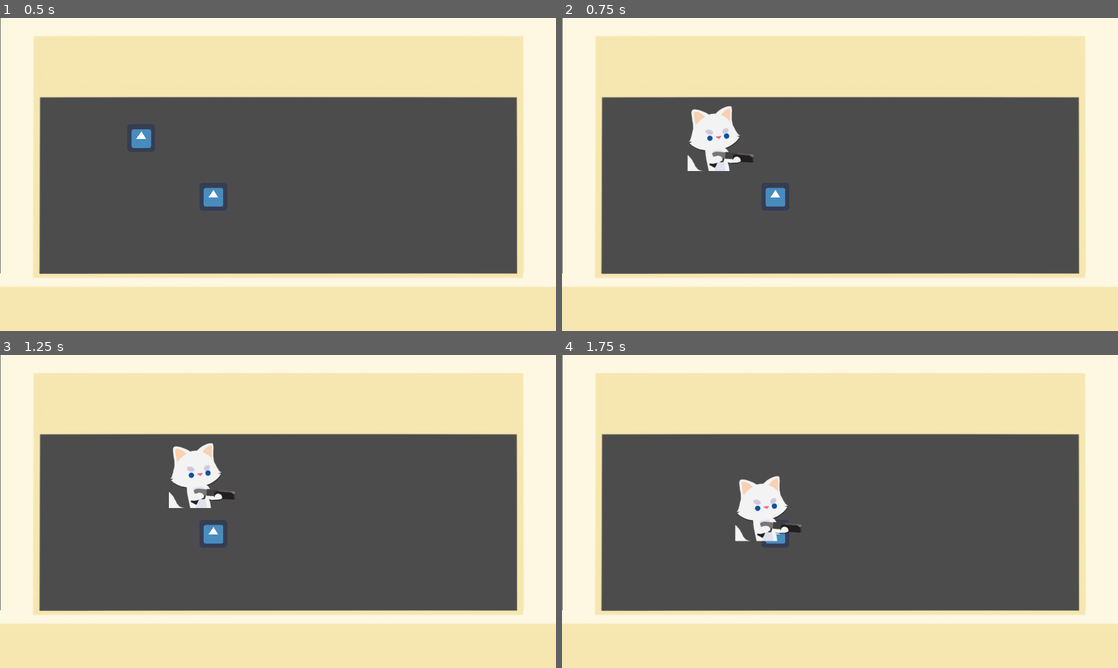
Above: before the commit, frames 1-4 (two rows, left to right).
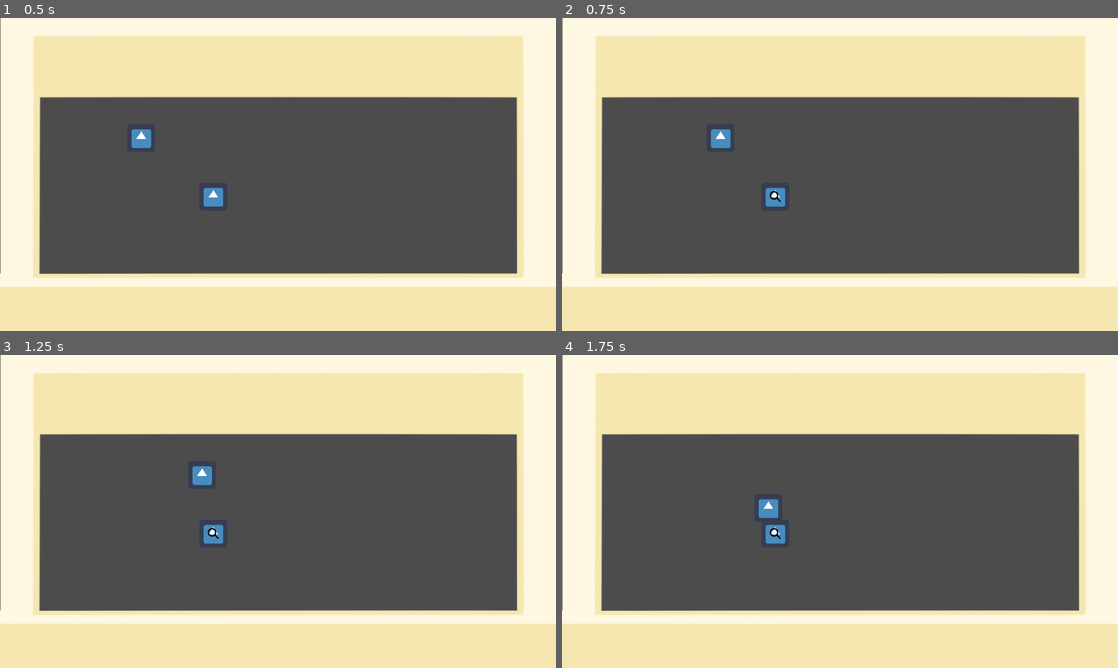
Above: after the commit, the same moments.

Repository: pcchiu96/Protocol-Phorest-1-A
Game: Godot game, scene res://Rooms/Room.tscn
Same seed, same stepped clock (60 frames per second), same inputs: the game is played once before the commit and once after it. The engine's default icon, where the game draws it, is replaced by a stand-in: a white triangle on a blue panel in a dark square.
Inputs (mouse positions are in pixels of both pictures, inside the frame that each line leads up to):
- Up to frame 1 (0.5 s): no input
- Up to frame 2 (0.75 s): tap Enter (ui_accept) at 0.5 s; move the mouse to (962, 158) at 0.52 s; hold D (right) from 0.53 s (still down); hold Enter (ui_accept) from 0.53 s (still down)
- Up to frame 3 (1.25 s): keep holding D (right); keep holding Enter (ui_accept)
- Up to frame 4 (1.75 s): move the mouse to (728, 527) at 1.27 s; release D (right) at 1.28 s; release Enter (ui_accept) at 1.28 s; hold S (down) from 1.28 s (still down); tap Enter (ui_accept) at 1.35, 1.52 s

Frame 1 is identical in both runs. In frame 2, 1.4% of the frame differs, in the area x 22-40%, y 28-59%; in frame 3, 1.4%; in frame 4, 1.4%, in the area x 31-43%, y 38-60%.

Commit message:
Interactable Icon visibillity toggle functions and removed deprecated TimeSprite

Diff:
--- a/Rooms/Interactable.gd
+++ b/Rooms/Interactable.gd
@@ -3,12 +3,18 @@
 # id of the interactable used to register into game variables
 export (String) var id
 
+var inspectorID
+
 # Called when the node enters the scene tree for the first time.
 func _ready():
 	Main.registerInteractable(id, self)
-	pass # Replace with function body.
 
+func _input(event):
+	if Input.is_action_pressed("ui_accept"):
+		get_parent().get_node("InspectIcon").visible = true
 
-# Called every frame. 'delta' is the elapsed time since the previous frame.
-#func _process(delta):
-#	pass
+func interactHover():
+	get_parent().get_node("InspectIcon").visible = true
+
+func interactLeave():
+	get_parent().get_node("InspectIcon").visible = false
--- a/Rooms/Room.tscn
+++ b/Rooms/Room.tscn
@@ -1,13 +1,27 @@
-[gd_scene load_steps=15 format=2]
+[gd_scene load_steps=14 format=2]
 
 [ext_resource path="res://icon.png" type="Texture" id=1]
 [ext_resource path="res://Player/Old Man.gd" type="Script" id=2]
 [ext_resource path="res://Assets/bedroom-top-and-sides.png" type="Texture" id=3]
 [ext_resource path="res://Assets/bedroom-bottom-wall.png" type="Texture" id=4]
-[ext_resource path="res://Scripts/TimeSprite.gd" type="Script" id=5]
-[ext_resource path="res://Player/whitecat.png" type="Texture" id=6]
 [ext_resource path="res://Rooms/Interactable.gd" type="Script" id=7]
-[ext_resource path="res://Player/brownncat.png" type="Texture" id=8]
+[ext_resource path="res://Assets/Inspect Icon.png" type="Texture" id=10]
+
+[sub_resource type="GDScript" id=9]
+script/source = "extends Node
+
+#Global Vars
+var singletonSelf
+
+#Inspector vars
+export (Texture) var inspectorIcon
+
+
+# Called when the node enters the scene tree for the first time.
+func _ready():
+	if(singletonSelf == null):
+		singletonSelf = self
+"
 
 [sub_resource type="RectangleShape2D" id=1]
 extents = Vector2( 30.5, 30.5 )
@@ -28,6 +42,8 @@
 extents = Vector2( 640, 50 )
 
 [node name="Room" type="Node2D"]
+script = SubResource( 9 )
+inspectorIcon = ExtResource( 10 )
 
 [node name="Old Man" type="KinematicBody2D" parent="."]
 position = Vector2( 325, 276 )
@@ -43,15 +59,9 @@
 
 [node name="Sprite" type="Sprite" parent="Old Man"]
 texture = ExtResource( 1 )
-script = ExtResource( 5 )
-oldSprite = ExtResource( 8 )
-kidSprite = ExtResource( 6 )
 
 [node name="Static Object" type="StaticBody2D" parent="."]
 position = Vector2( 491, 411 )
-__meta__ = {
-"_edit_group_": true
-}
 
 [node name="CollisionShape2D" type="CollisionShape2D" parent="Static Object"]
 shape = SubResource( 2 )
@@ -60,6 +70,11 @@
 
 [node name="Sprite" type="Sprite" parent="Static Object"]
 texture = ExtResource( 1 )
+
+[node name="InspectIcon" type="Sprite" parent="Static Object"]
+visible = false
+scale = Vector2( 0.322785, 0.322785 )
+texture = ExtResource( 10 )
 
 [node name="Borders" type="StaticBody2D" parent="."]
 __meta__ = {
--- a/Scripts/Main.gd
+++ b/Scripts/Globals/Main.gd
@@ -1,3 +1,5 @@
+# Main is the main game source that contains the current state of the game world.
+#  The variables and functions that exist here should be about manipulating the game state
 extends Node
 
 var isOld
--- a/Scripts/TimeSprite.gd
+++ /dev/null
@@ -1,18 +0,0 @@
-extends Sprite
-
-export (Texture) var oldSprite
-export (Texture) var kidSprite
-
-export (bool) var roomRef
-
-func _ready():
-	pass
-
-func _input(event):
-	if Input.is_action_pressed("ui_accept"):
-		if Main.isOld:
-			texture = kidSprite
-			Main.isOld = false
-		else:
-			texture = oldSprite
-			Main.isOld = true
--- a/project.godot
+++ b/project.godot
@@ -16,8 +16,9 @@
 
 [autoload]
 
-Main="*res://Scripts/Main.gd"
-RoutineList="*res://Scripts/RoutineList.gd"
+Main="*res://Scripts/Globals/Main.gd"
+RoutineList="*res://Scripts/Globals/RoutineList.gd"
+GameUiElements="*res://Scripts/Globals/GameUIElements.gd"
 
 [display]
 
Binary file added: Assets/Inspect Icon.png
Not shown, added: Assets/Inspect Icon.png.import
Renamed: Scripts/RoutineList.gd -> Scripts/Globals/RoutineList.gd
